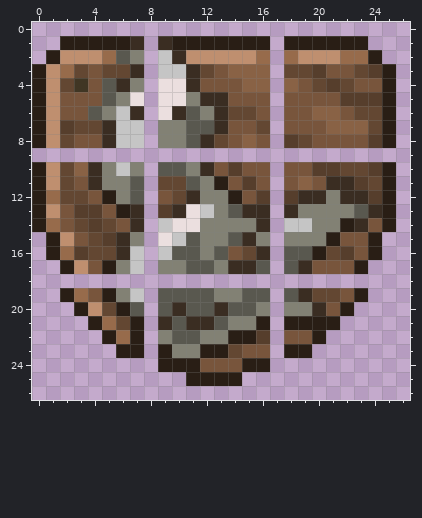
Edited in one commit: pixel-art sprite (Tiles/BossDrops/World_Cracker_Trophy.png). That is the earlier state.
The file is 54x54 pixels, drawn in blocks of 2x2; one block is one cell here. Colours within 5 levels of each other are drawn and written as one. The old version is drawn lined up with the new one.
Now the later version:
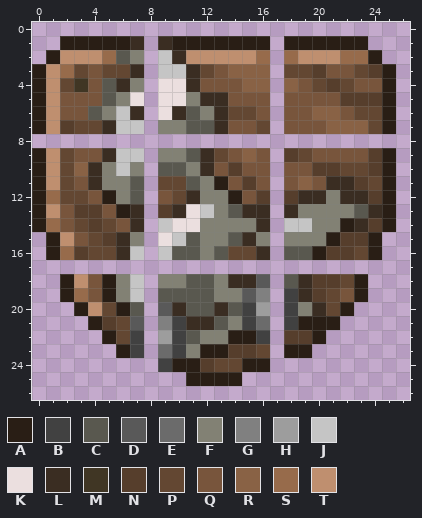
Palette (. is transparent): A #291e15  B #414141  C #59584f  D #595959  E #6b6b6b  F #828174  G #808080  H #9d9d9d  J #c5c5c5  K #ebdfdf  L #3a2d22  M #403624  N #563e2c  P #634732  Q #78553c  R #896245  S #976b4b  T #bf8f6f
The edit:
whole drawing moved by +0,+1 (the old picture is shown already moved)
Changed rows in their new state; - is an unchanged pixel.
first column x 0:
 8 ........-........-........
 9 ATPQQLJJ-FFCLPQRQ-NPQQQQNA
first column x 2:
14 ----------------------N
15 --------------------NN-
16 ------------P------N-P-
17 ......-........-......-
18 ATQAFJ-FFCCFLLD-CLNNPA-
19 -------------DG-B-N----
20 -------D-----BH-B--P---
21 ---N-D-GB----BE-B------
22 ----PB-HB-----B-NN-----
23 -----B-EB---NNP--------
24 -------B--NPP----------
Pixel boxes of the changes (left, top, right, bottom) in both pictures:
changed: (32, 134, 396, 372)
